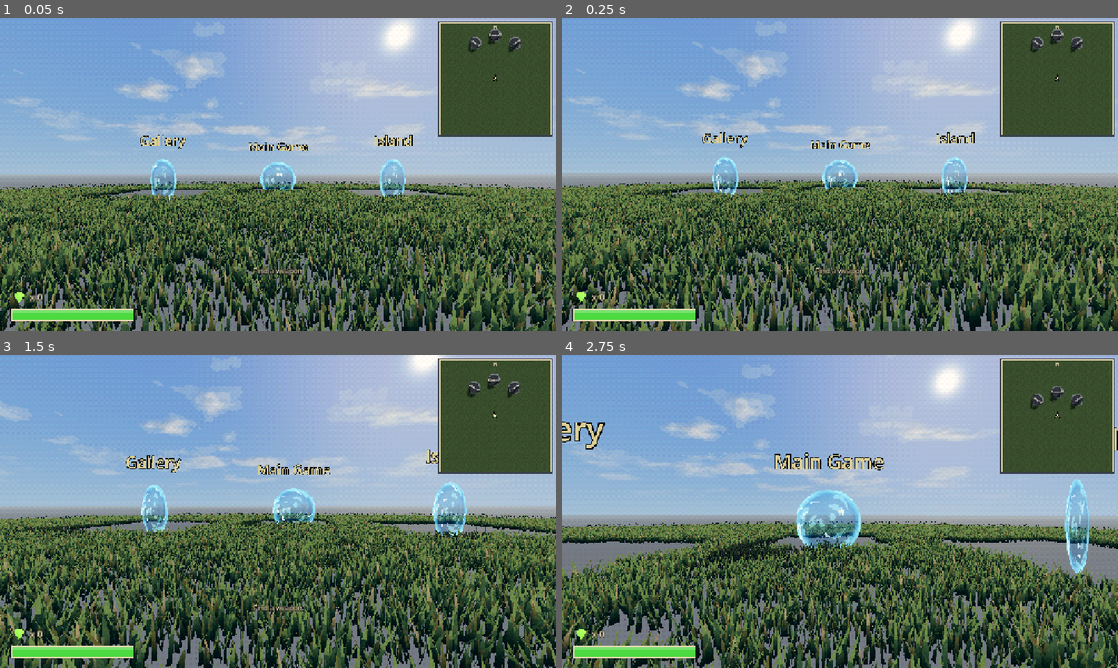
Above: before the commit, frames 1-4 (two rows, left to right).
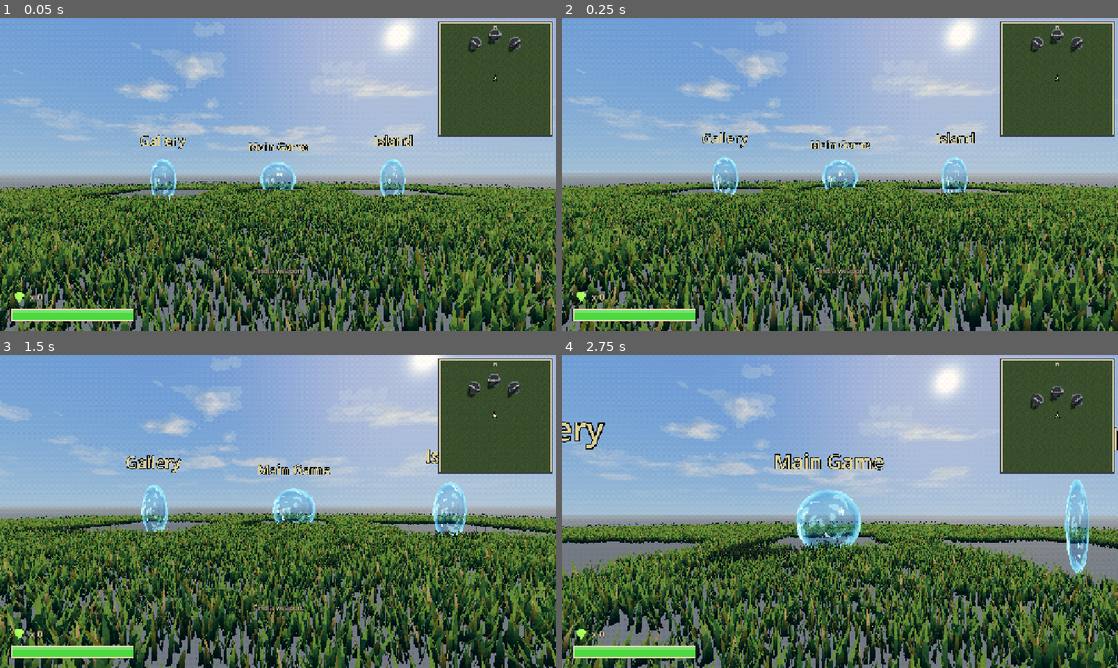
Above: after the commit, the same moments.

Repository: frankhale/opus-fps
Game: Godot game, scene res://scenes/main.tscn
The game is run twice, just before and just after one commit, with the same random seed, the same clock (stepped at 60 frames per second) and the same inputs.
Inputs (mouse positions are in pixels of both pictures, inside the frame that each line leads up to):
- Up to frame 1 (0.05 s): no input
- Up to frame 2 (0.25 s): no input
- Up to frame 3 (1.5 s): tap Enter at 0.5 s; move the mouse to (305, 511) at 0.52 s; hold C (crouch) 0.53-1.28 s; hold W (move_forward) from 0.53 s (still down); tap Space (jump) at 0.77, 1.07 s; move the mouse to (250, 511) at 1.27 s; click (250, 511) at 1.35 s
- Up to frame 4 (2.75 s): keep holding W (move_forward); tap Space (jump) at 1.52, 1.82 s; move the mouse to (851, 505) at 2.02 s; hold Mouse wheel down (next_weapon) from 2.03 s (still down)

The runs differ from the first frame. In frame 1, 3.6% of the frame differs, in the area x 0-100%, y 52-100%; in frame 2, 3.7%, in the area x 0-100%, y 51-100%; in frame 3, 3.3%; in frame 4, 2.9%.

Commit message:
Make the grass a more vivid green
The grass shader (materials/grass.gdshader, on the island's and hub's grass clumps)
gets a saturation setting, 1.4, applied to each blade's color after it's softened
toward the ground's green. A blade's root still fades to the ground's own color, so the
clumps meet the ground without a seam.

Diff:
--- a/godot/materials/grass.gdshader
+++ b/godot/materials/grass.gdshader
@@ -4,7 +4,8 @@
 //  * no vertex snapping, so the blades hold still instead of shimmering as you move
 //  * each blade fades up from the ground's own green at its root to its palette color,
 //    so clumps sink into the ground instead of standing on it, and its colors are
-//    softened toward that green so bright tips don't speckle
+//    softened toward that green so bright tips don't speckle, then made more vivid
+//    (saturation) so the meadow reads a lush green
 //  * lit as if it faced straight up, like the ground under it, so a blade's two sides
 //    don't flip between light and dark
 //  * the tips thin out in a fine dither instead of ending in a hard point
@@ -21,6 +22,9 @@
 uniform float blade_height = 0.36;
 // How far a blade's color is pulled toward the ground's green (0 = its own color).
 uniform float soften : hint_range(0.0, 1.0) = 0.35;
+// How vivid a blade's color is (1 = as the palette has it). Its root still fades to the
+// ground's own green, so it meets the ground without a seam.
+uniform float saturation : hint_range(0.0, 3.0) = 1.4;
 // The share of a blade's height, from the top, that thins out to its tip.
 uniform float tip_fade : hint_range(0.0, 1.0) = 0.3;
 uniform float fade_start = 25.0;
@@ -39,6 +43,7 @@
 void fragment() {
 	vec3 blade = texture(palette, UV).rgb;
 	vec3 c = mix(blade, ground_color, soften);
+	c = max(mix(vec3(dot(c, vec3(0.2126, 0.7152, 0.0722))), c, saturation), 0.0);
 	ALBEDO = mix(ground_color, c, smoothstep(0.0, 0.6, rise));
 	ROUGHNESS = 1.0;
 	ALPHA = 1.0 - smoothstep(1.0 - tip_fade, 1.0, rise) * 0.85;
